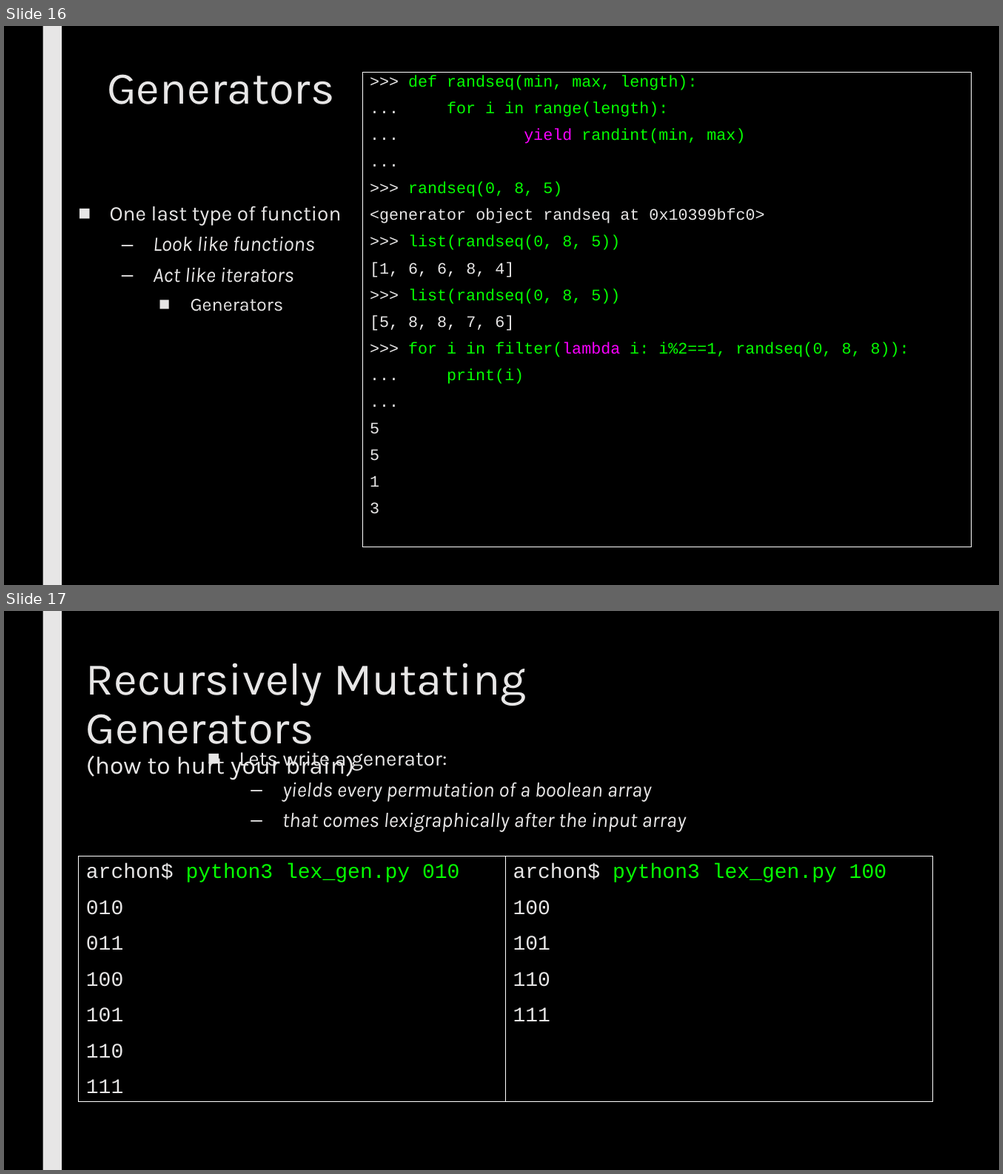
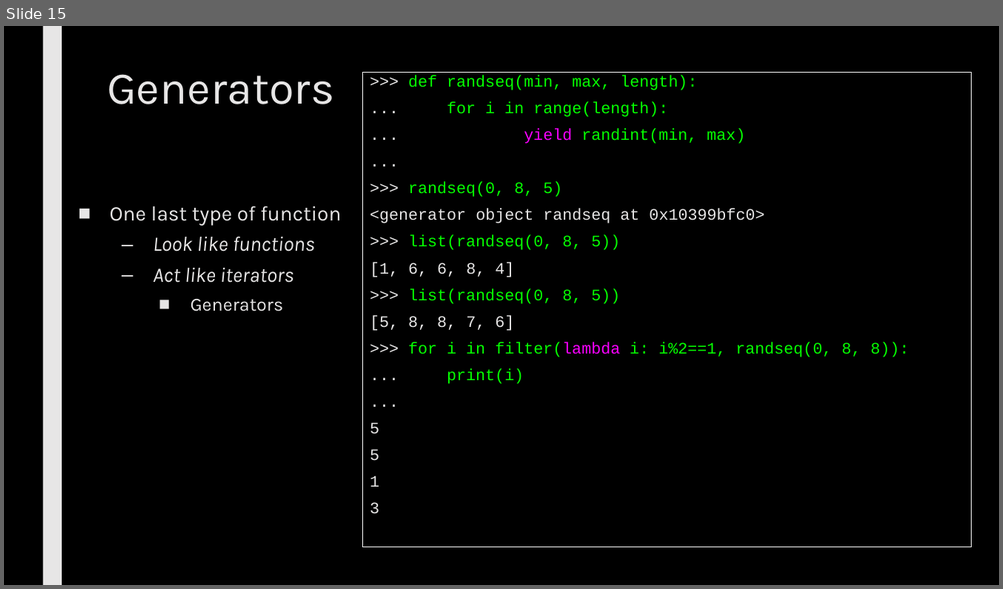
Before and after one commit to max7patek/metaprogramming, a slide deck: slides/02-FirstClassFunctions.pptx. Shown one above the other, each under a label of ours: slides 16 and 17 before the commit, slide 15 after it. The pictures are 1003x1174 and 1003x589 pixels, drawn with LibreOffice and Linux fonts; fonts in the diff are those of the drawing. Boxes give left, top, right and bottom in pixels: in the first picture for what was removed or moved away, otherwise in the second. Text is boxed around its words. In the diff, an @@ line names an element or a change of style, - is before the commit and + after.

```diff
--- a/slides/02-FirstClassFunctions.pptx
+++ b/slides/02-FirstClassFunctions.pptx
@@ slide 17 removed at (4,611,999,1170), background #000000; not listed: 1 template element that a slide beside it also shows @@
@@ title removed at (86,663,526,780) @@
-Recursively Mutating Generators
-(how to hurt your brain)
@@ text removed at (239,752,686,832) @@
-■ Lets write a generator:
-  – yields every permutation of a boolean array
-  – that comes lexigraphically after the input array
@@ rectangle removed at (79,857,506,1102) @@
-archon$ python3 lex_gen.py 010
-010
-011
-100
-101
-110
-111
@@ rectangle removed at (506,857,932,1102) @@
-archon$ python3 lex_gen.py 100
-100
-101
-110
-111
@@ what was slide 16 is now slide 15 @@
```
Also in this commit, not shown: 4 slides changed, 2 slides added, 1 other slide removed, 1 other file.
